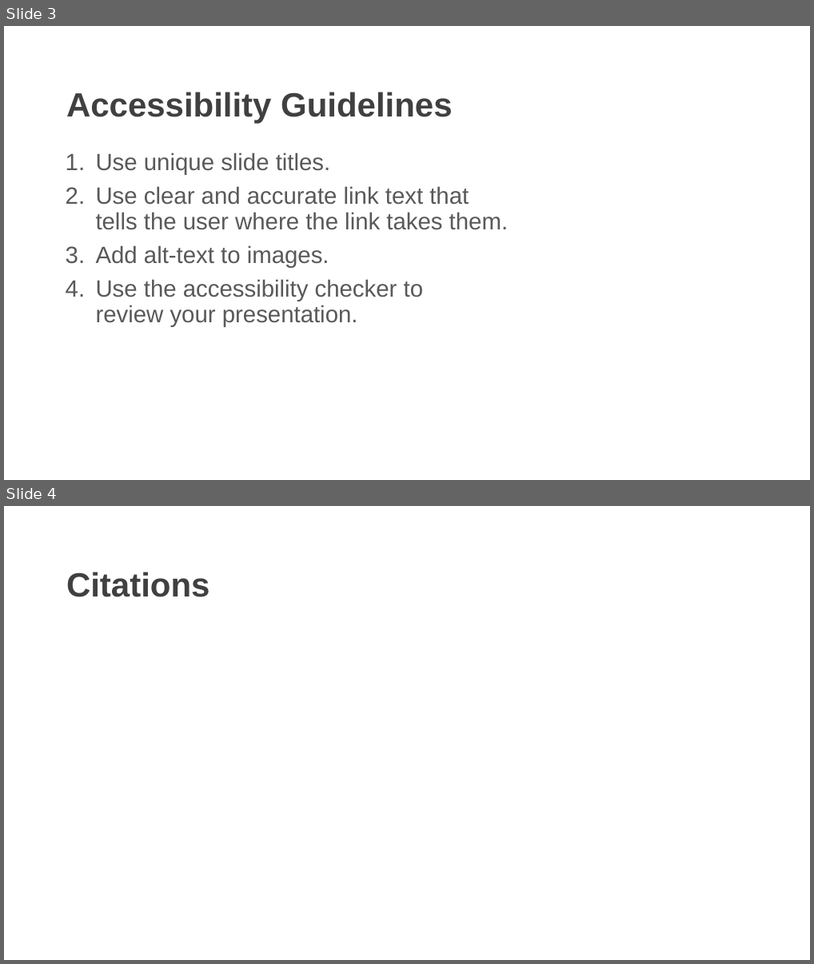
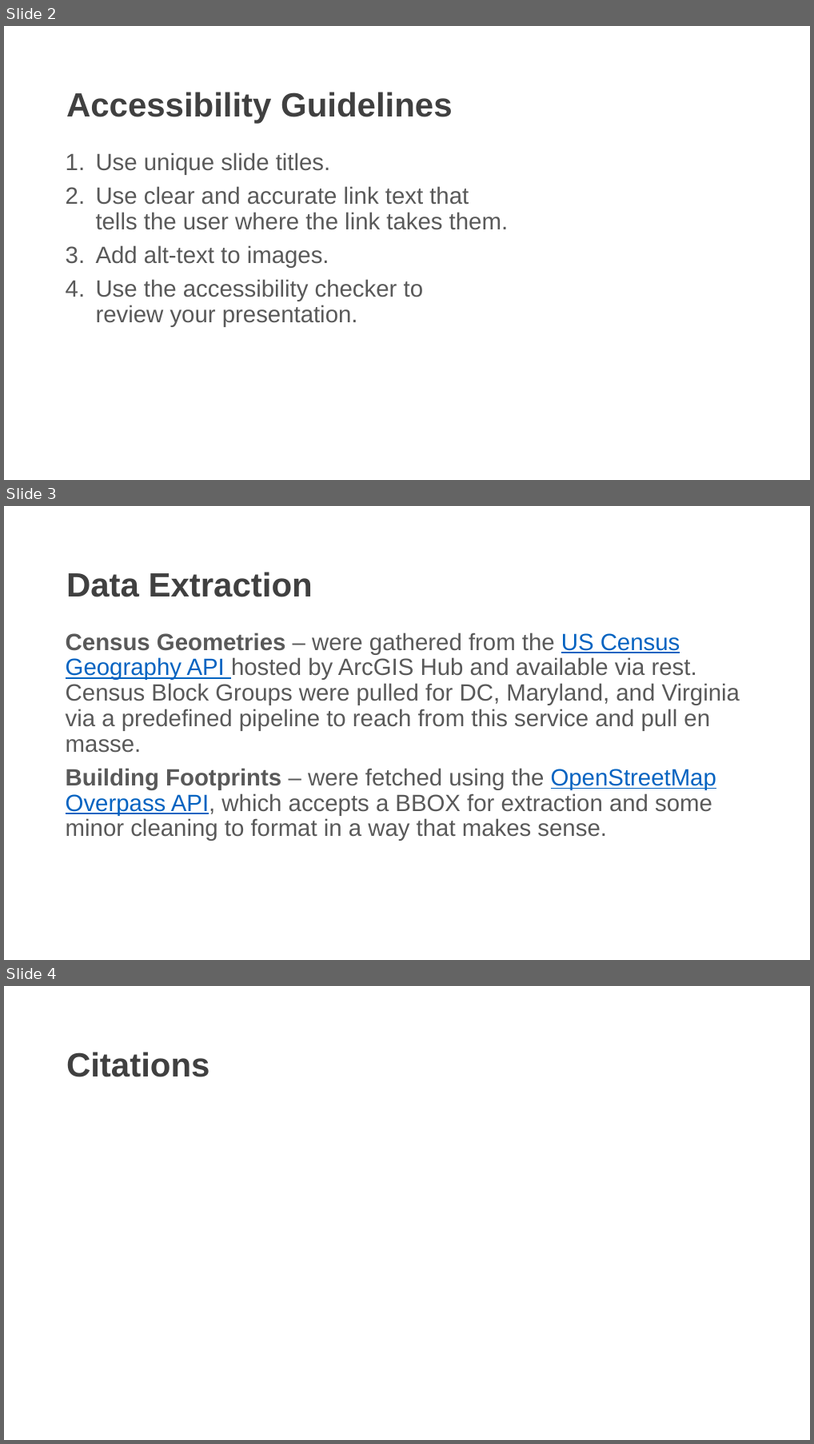
Before and after one commit to r-ballard/6289spatial_final, a slide deck: 6289_final_draft.pptx. Shown one above the other, each under a label of ours: slides 3 and 4 before the commit, slides 2, 3 and 4 after it. The pictures are 814x964 and 814x1444 pixels, drawn with LibreOffice and Linux fonts; fonts in the diff are those of the drawing; background and template pictures are left out. Boxes give left, top, right and bottom in pixels: in the first picture for what was removed or moved away, otherwise in the second. Text is boxed around its words. In the diff, an @@ line names an element or a change of style, - is before the commit and + after.

Commit message:
data extraction slides

```diff
--- a/6289_final_draft.pptx
+++ b/6289_final_draft.pptx
@@ slide 3 added at [4, 506, 810, 960], background picture (left out) @@
@@ title added at [66, 572, 313, 597], 40 pt, text #404040, bold @@
+Data Extraction
@@ text added at [66, 632, 740, 840], 28 pt, text #595959 @@
+Census Geometries – were gathered from the US Census Geography API hosted by ArcGIS Hub and available via rest. Census Block Groups were pulled for DC, Maryland, and Virginia via a predefined pipeline to reach from this service and pull en masse.
+Building Footprints – were fetched using the OpenStreetMap Overpass API, which accepts a BBOX for extraction and some minor cleaning to format in a way that makes sense.
@@ what was slide 3 is now slide 2 @@
```
Also in this commit, not shown: 1 slide removed.
